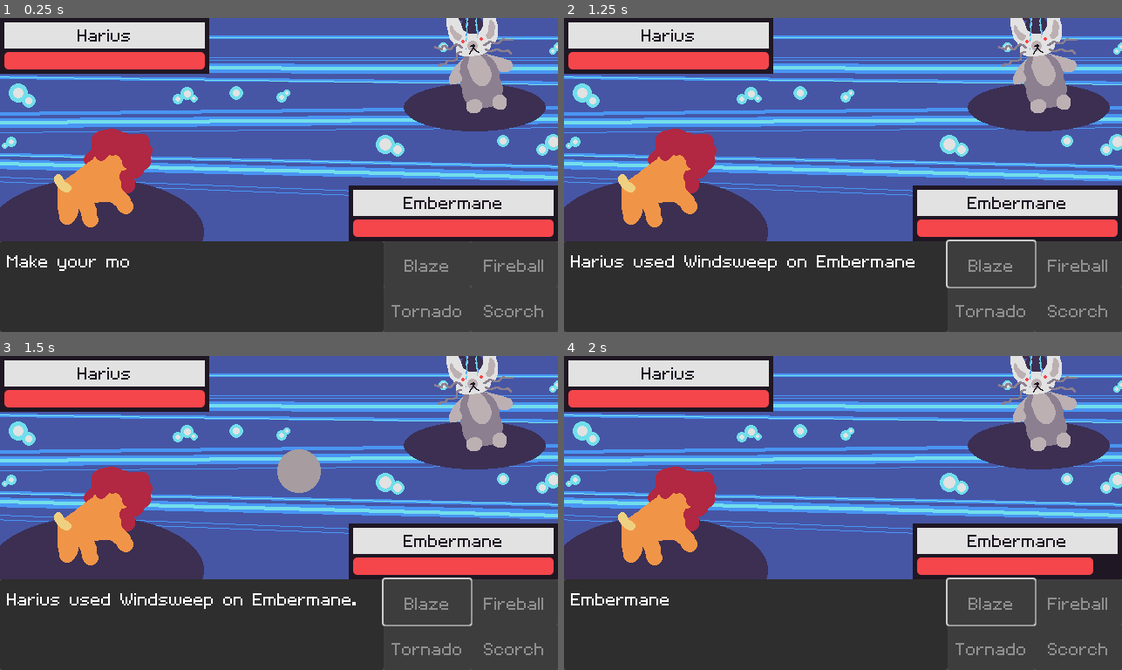
Above: before the commit, frames 1-4 (two rows, left to right).
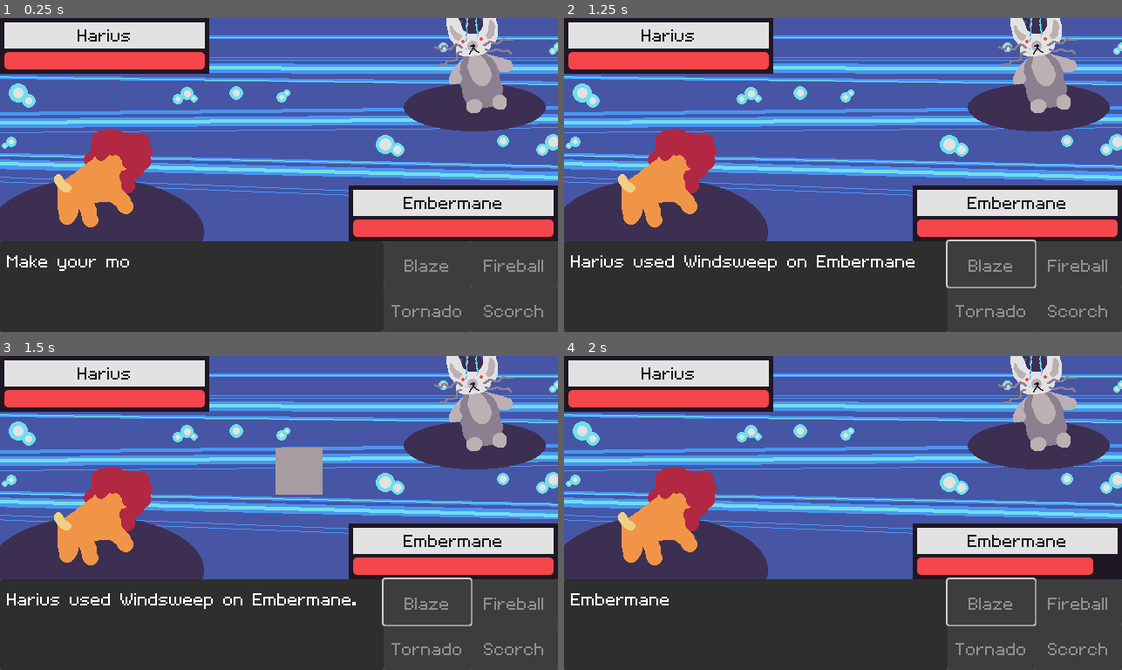
Above: after the commit, the same moments.

Repository: jadicodes/zodiac-battler
Game: Godot game, scene res://battle_arena/battle_arena.tscn
The game is run twice, just before and just after one commit, with the same random seed, the same clock (stepped at 60 frames per second) and the same inputs. The engine's default icon, where the game draws it, is replaced by a stand-in: a white triangle on a blue panel in a dark square.
Inputs:
- Up to frame 1 (0.25 s): no input
- Up to frame 2 (1.25 s): click "Blaze" at 0.5 s
- Up to frame 3 (1.5 s): tap Space (advance_text) at 1.35 s
- Up to frame 4 (2 s): no input

Frames 1-2 are identical in both runs. In frame 3, 0.4% of the frame differs, in the area x 49-58%, y 29-45%; in frame 4, nothing differs.

Commit message:
Pull move texture from move resource

Diff:
--- a/project/battle_arena/move_animator.gd
+++ b/project/battle_arena/move_animator.gd
@@ -28,8 +28,10 @@
 		return
 
 	_current_event = event
+	_sprite.texture = event.get_move().get_move_texture()
 	_current_event.start()
 	_play_animation()
+
 
 func _play_animation() -> void:
 	var start := _attack_self_marker.position
--- a/project/moves/fire/blaze.tres
+++ b/project/moves/fire/blaze.tres
@@ -1,5 +1,6 @@
-[gd_resource type="Resource" script_class="Move" load_steps=2 format=3 uid="uid://cgmxq7kmfgntw"]
+[gd_resource type="Resource" script_class="Move" load_steps=3 format=3 uid="uid://cgmxq7kmfgntw"]
 
+[ext_resource type="Texture2D" uid="uid://betteji863qrw" path="res://moves/ball.png" id="1_7s2mr"]
 [ext_resource type="Script" uid="uid://d2wg76v3vg2yt" path="res://moves/move.gd" id="1_leshy"]
 
 [resource]
@@ -9,4 +10,5 @@
 _attack_power = 90
 _attempts = 1
 _accuracy = 40
+_move_texture = ExtResource("1_7s2mr")
 metadata/_custom_type_script = "uid://d2wg76v3vg2yt"
--- a/project/moves/fire/fireball.tres
+++ b/project/moves/fire/fireball.tres
@@ -1,5 +1,6 @@
-[gd_resource type="Resource" script_class="Move" load_steps=2 format=3 uid="uid://dcilxvvdgolyh"]
+[gd_resource type="Resource" script_class="Move" load_steps=3 format=3 uid="uid://dcilxvvdgolyh"]
 
+[ext_resource type="Texture2D" uid="uid://betteji863qrw" path="res://moves/ball.png" id="1_4kuq7"]
 [ext_resource type="Script" uid="uid://d2wg76v3vg2yt" path="res://moves/move.gd" id="1_p4bqh"]
 
 [resource]
@@ -9,4 +10,5 @@
 _attack_power = 100
 _attempts = 1
 _accuracy = 70
+_move_texture = ExtResource("1_4kuq7")
 metadata/_custom_type_script = "uid://d2wg76v3vg2yt"
--- a/project/moves/fire/scorch.tres
+++ b/project/moves/fire/scorch.tres
@@ -1,5 +1,6 @@
-[gd_resource type="Resource" script_class="Move" load_steps=2 format=3 uid="uid://dg2yxkslca4qb"]
+[gd_resource type="Resource" script_class="Move" load_steps=3 format=3 uid="uid://dg2yxkslca4qb"]
 
+[ext_resource type="Texture2D" uid="uid://betteji863qrw" path="res://moves/ball.png" id="1_b7xay"]
 [ext_resource type="Script" uid="uid://d2wg76v3vg2yt" path="res://moves/move.gd" id="1_oc13a"]
 
 [resource]
@@ -9,4 +10,5 @@
 _attack_power = 50
 _attempts = 1
 _accuracy = 95
+_move_texture = ExtResource("1_b7xay")
 metadata/_custom_type_script = "uid://d2wg76v3vg2yt"
--- a/project/moves/move.gd
+++ b/project/moves/move.gd
@@ -6,6 +6,7 @@
 @export var _attack_power: int
 @export var _attempts: int
 @export var _accuracy: int
+@export var _move_texture: Texture2D
 
 
 func get_move_name() -> String:
@@ -26,3 +27,7 @@
 
 func get_accuracy() -> int:
 	return _accuracy
+
+
+func get_move_texture() -> Texture2D:
+	return _move_texture
--- a/project/moves/wind/tornado.tres
+++ b/project/moves/wind/tornado.tres
@@ -1,5 +1,6 @@
-[gd_resource type="Resource" script_class="Move" load_steps=2 format=3 uid="uid://dmawuoyv4y71l"]
+[gd_resource type="Resource" script_class="Move" load_steps=3 format=3 uid="uid://dmawuoyv4y71l"]
 
+[ext_resource type="Texture2D" uid="uid://cu5d6nqc4qpwf" path="res://moves/square.png" id="1_cahdi"]
 [ext_resource type="Script" uid="uid://d2wg76v3vg2yt" path="res://moves/move.gd" id="1_u4gfu"]
 
 [resource]
@@ -9,4 +10,5 @@
 _attack_power = 60
 _attempts = 1
 _accuracy = 100
+_move_texture = ExtResource("1_cahdi")
 metadata/_custom_type_script = "uid://d2wg76v3vg2yt"
--- a/project/moves/wind/windsweep.tres
+++ b/project/moves/wind/windsweep.tres
@@ -1,6 +1,7 @@
-[gd_resource type="Resource" script_class="Move" load_steps=2 format=3 uid="uid://bcfnpjqqvatxo"]
+[gd_resource type="Resource" script_class="Move" load_steps=3 format=3 uid="uid://bcfnpjqqvatxo"]
 
 [ext_resource type="Script" uid="uid://d2wg76v3vg2yt" path="res://moves/move.gd" id="1_2jhww"]
+[ext_resource type="Texture2D" uid="uid://cu5d6nqc4qpwf" path="res://moves/square.png" id="1_nsvme"]
 
 [resource]
 script = ExtResource("1_2jhww")
@@ -9,4 +10,5 @@
 _attack_power = 100
 _attempts = 1
 _accuracy = 50
+_move_texture = ExtResource("1_nsvme")
 metadata/_custom_type_script = "uid://d2wg76v3vg2yt"
Binary file added: project/moves/square.png
Not shown, added: project/moves/square.png.import
